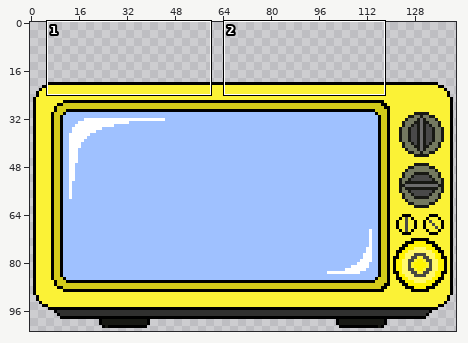
Pixel-art file: tv_score.aseprite. Above, an overview of the earlier version with the close-up marked.
Close-up. Before the commit:
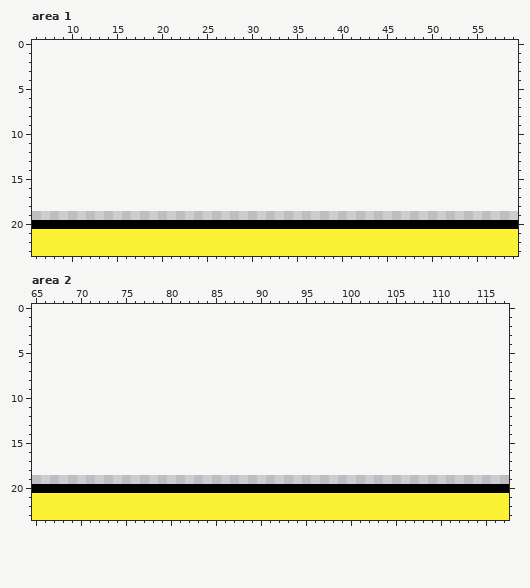
142x84 pixels, 1 frame. Colours within 5 levels of each other are drawn and written as one. Shown: area 1: x 6..59, y 0..23; area 2: x 65..117, y 0..23. The old version is drawn lined up with the new one, on the new canvas.
Once edited:
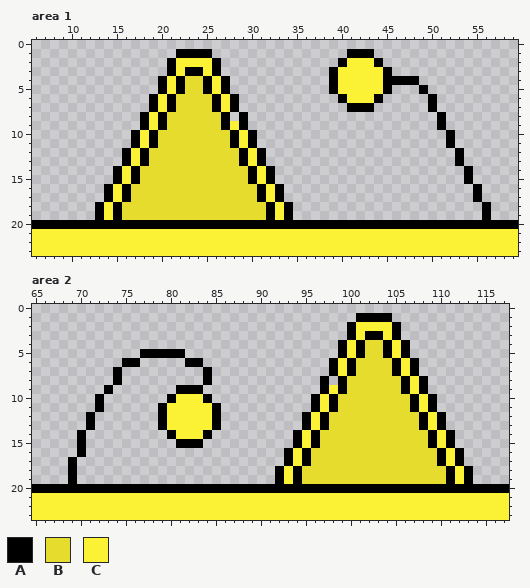
Palette (. is transparent): A #000000  B #e5dc2e  C #fbf236
The exact change:
canvas 142x84 -> 142x103, the old top-left corner now at 0,19
Area 1:
There is now colour A in row 1 at x 22 to 25 and 41 to 43; in row 2 at x 21, 26, 40 and 44; in row 3 at x 21, 23 to 24, 26, 39 and 45; in row 4 at x 20, 22, 25, 27, 39 and 45 to 48; in row 5 at x 20, 22, 25, 27, 39, 45 and 49; in row 6 at x 19, 21, 26, 28, 40, 44 and 50.
There is now colour A in row 7 at x 19, 21, 26, 28, 41 to 43 and 50; in rows 8 to 9 at x 18, 20, 27, 29 and 51; in rows 10 to 11 at x 17, 19, 28, 30 and 52; in rows 12 to 13 at x 16, 18, 29, 31 and 53; in rows 14 to 15 at x 15, 17, 30, 32 and 54; in rows 16 to 17 at x 14, 16, 31, 33 and 55.
There is now colour A in rows 18 to 19 at x 13, 15, 32, 34 and 56.
There is now colour B in rows 4 to 5 at x 23 to 24; in rows 6 to 7 at x 22 to 25; in rows 8 to 9 at x 21 to 26; in rows 10 to 11 at x 20 to 27; in rows 12 to 13 at x 19 to 28; in rows 14 to 15 at x 18 to 29.
There is now colour B in rows 16 to 17 at x 17 to 30; in rows 18 to 19 at x 16 to 31.
There is now colour C in row 2 at x 22 to 25 and 41 to 43; in row 3 at x 22, 25 and 40 to 44; in rows 4 to 5 at x 21, 26 and 40 to 44; in row 6 at x 20, 27 and 41 to 43; in row 7 at x 20 and 27; in row 8 at x 19.
There is now colour C in row 9 at x 19 and 28; in rows 10 to 11 at x 18 and 29; in rows 12 to 13 at x 17 and 30; in rows 14 to 15 at x 16 and 31; in rows 16 to 17 at x 15 and 32; in rows 18 to 19 at x 14 and 33.
Area 2:
There is now colour A in row 1 at x 101 to 104; in row 2 at x 100 and 105; in row 3 at x 100, 102 to 103 and 105; in row 4 at x 99, 101, 104 and 106; in row 5 at x 77 to 81, 99, 101, 104 and 106; in row 6 at x 75 to 76, 82 to 83, 98, 100, 105 and 107.
There is now colour A in row 7 at x 74, 84, 98, 100, 105 and 107; in row 8 at x 74, 84, 97, 99, 106 and 108; in row 9 at x 73, 81 to 83, 97, 99, 106 and 108; in row 10 at x 72, 80, 84, 96, 98, 107 and 109; in row 11 at x 72, 79, 85, 96, 98, 107 and 109; in rows 12 to 13 at x 71, 79, 85, 95, 97, 108 and 110.
There is now colour A in row 14 at x 70, 80, 84, 94, 96, 109 and 111; in row 15 at x 70, 81 to 83, 94, 96, 109 and 111; in row 16 at x 70, 93, 95, 110 and 112; in row 17 at x 69, 93, 95, 110 and 112; in rows 18 to 19 at x 69, 92, 94, 111 and 113.
There is now colour B in rows 4 to 5 at x 102 to 103; in rows 6 to 7 at x 101 to 104; in rows 8 to 9 at x 100 to 105; in rows 10 to 11 at x 99 to 106; in rows 12 to 13 at x 98 to 107; in rows 14 to 15 at x 97 to 108.
There is now colour B in rows 16 to 17 at x 96 to 109; in rows 18 to 19 at x 95 to 110.
There is now colour C in row 2 at x 101 to 104; in row 3 at x 101 and 104; in rows 4 to 5 at x 100 and 105; in rows 6 to 7 at x 99 and 106; in row 8 at x 107; in row 9 at x 98 and 107.
There is now colour C in row 10 at x 81 to 83, 97 and 108; in row 11 at x 80 to 84, 97 and 108; in rows 12 to 13 at x 80 to 84, 96 and 109; in row 14 at x 81 to 83, 95 and 110; in row 15 at x 95 and 110; in rows 16 to 17 at x 94 and 111.
There is now colour C in rows 18 to 19 at x 93 and 112.
Pixel boxes of the changes (left, top, right, bottom) in both close-ups:
added: (95, 49, 293, 220)
added: (329, 49, 491, 220)
added: (275, 313, 473, 484)
added: (68, 349, 221, 484)
